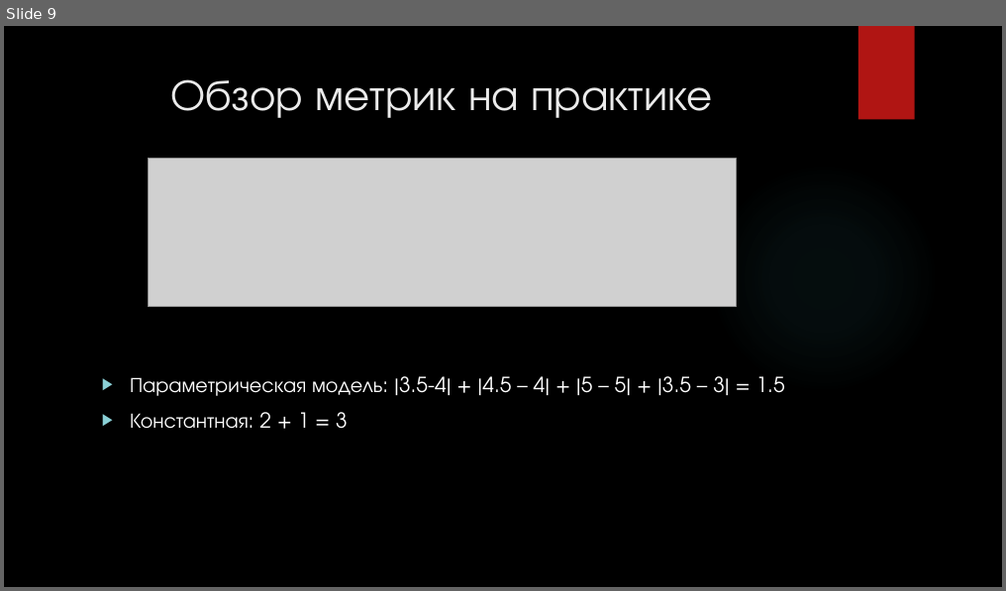
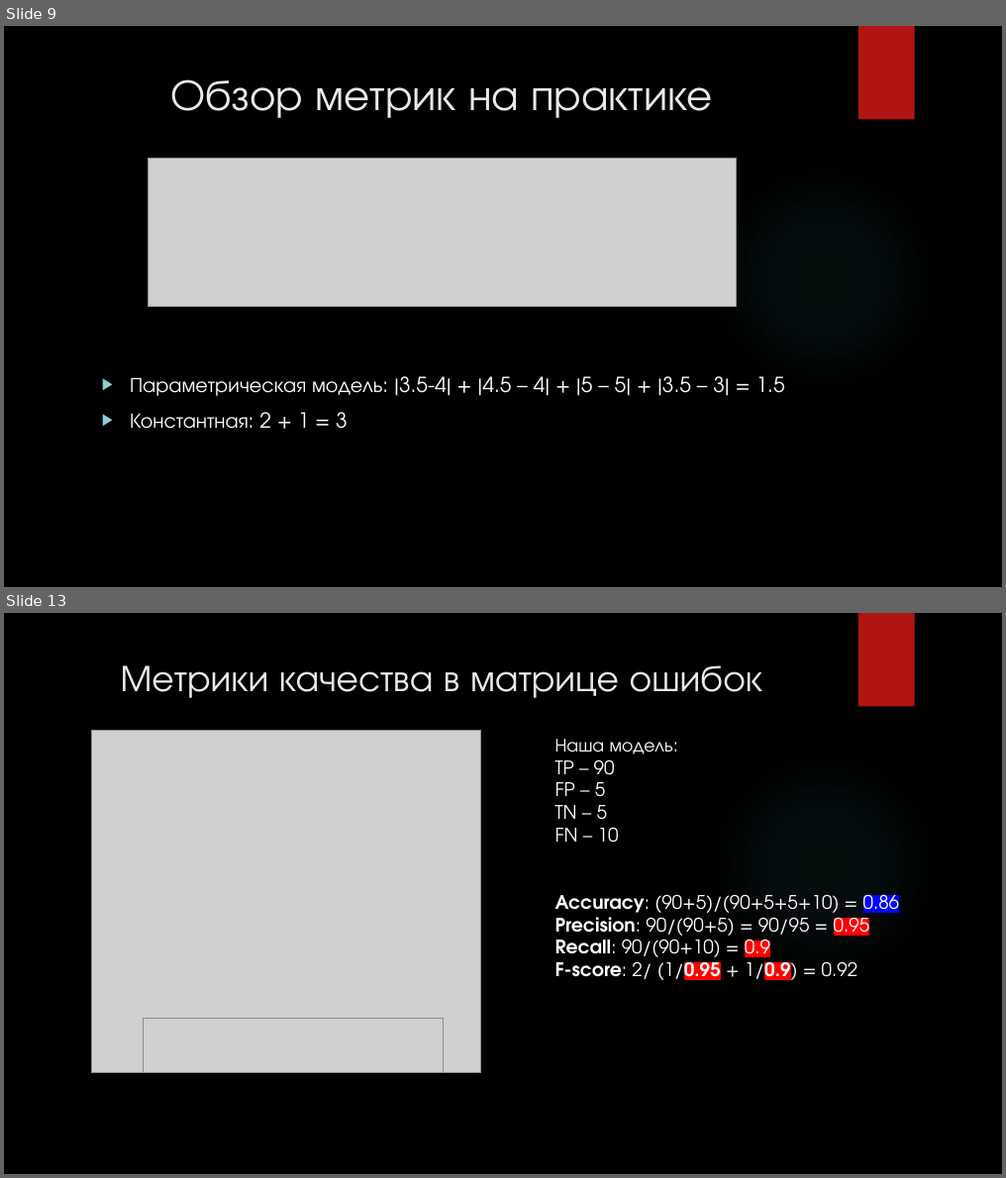
Before and after one commit to meteoFurletov/ml_example, a slide deck: presentation/Введение в ML.pptx. Shown one above the other, each under a label of ours: slide 9 before the commit, slides 9 and 13 after it; the slides between them are not shown. The pictures are 1006x591 and 1006x1178 pixels, drawn with LibreOffice and Linux fonts; fonts in the diff are those of the drawing; grey boxes stand for pictures; background and template pictures are left out. Boxes give left, top, right and bottom in pixels: in the first picture for what was removed or moved away, otherwise in the second. Text is boxed around its words. In the diff, an @@ line names an element or a change of style, - is before the commit and + after.

```diff
--- a/presentation/Введение в ML.pptx
+++ b/presentation/Введение в ML.pptx
@@ slide 13 added at [4, 613, 1002, 1174], background picture (left out); not listed: 2 template elements that a slide beside it also shows @@
@@ title added at [121, 665, 763, 698], 36 pt, text #EBEBEB @@
+Метрики качества в матрице ошибок
@@ picture added at [91, 730, 480, 1073] @@
@@ text added at [555, 739, 900, 980], 18 pt, text #FFFFFF @@
+Наша модель:
+TP – 90
+FP – 5
+TN – 5
+FN – 10
+Accuracy: (90+5)/(90+5+5+10) = 0.86
+Precision: 90/(90+5) = 90/95 = 0.95
+Recall: 90/(90+10) = 0.9
+F-score: 2/ (1/0.95 + 1/0.9) = 0.92
@@ picture added at [143, 1018, 443, 1073] @@
```
Also in this commit, not shown: 5 other slides added.
